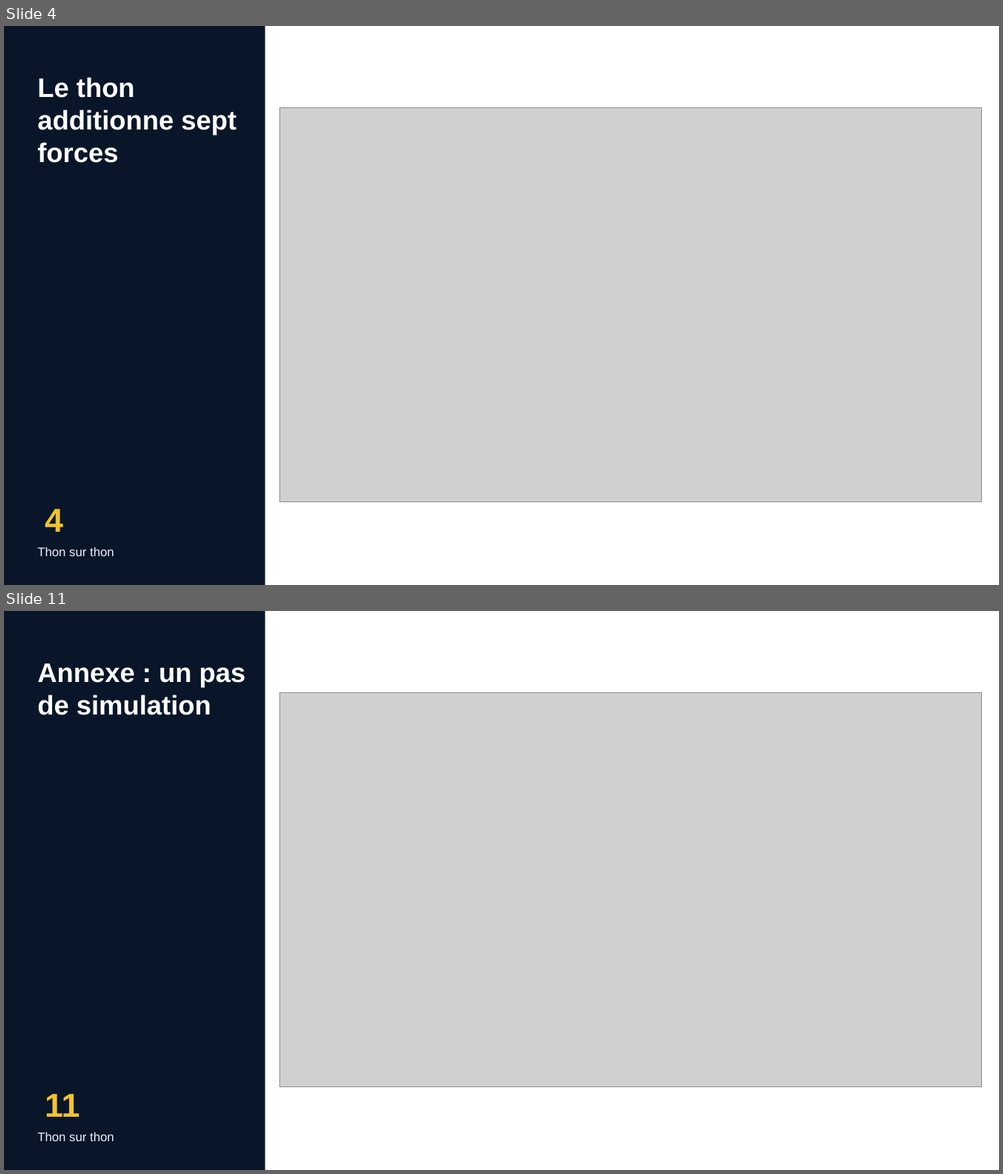
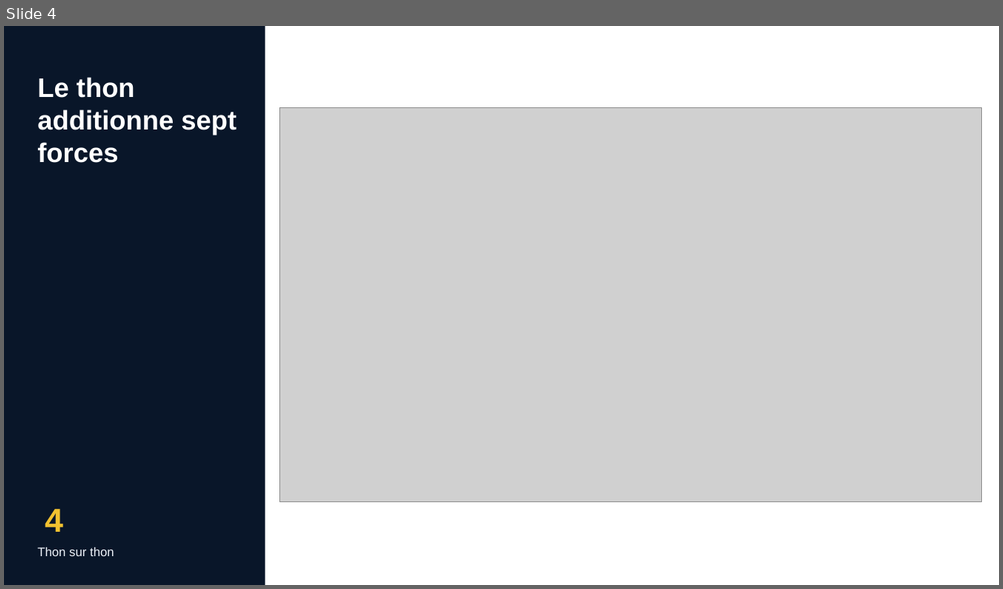
Before and after one commit to Lou-Simon/thon-sur-ton, a slide deck: soutenance/thon-sur-thon.pptx. Shown one above the other, each under a label of ours: slides 4 and 11 before the commit, slide 4 after it; the slides between them are not shown. The pictures are 1003x1174 and 1003x589 pixels, drawn with LibreOffice and Linux fonts; fonts in the diff are those of the drawing; grey boxes stand for pictures. Boxes give left, top, right and bottom in pixels: in the first picture for what was removed or moved away, otherwise in the second. Text is boxed around its words. In the diff, an @@ line names an element or a change of style, - is before the commit and + after.

```diff
--- a/soutenance/thon-sur-thon.pptx
+++ b/soutenance/thon-sur-thon.pptx
@@ slide 11 removed at box(4, 611, 999, 1170), background #FFFFFF; not listed: 2 template elements that a slide beside it also shows @@
@@ title removed at box(37, 664, 246, 715) @@
-Annexe : un pas de simulation
@@ picture removed at box(280, 693, 982, 1088) @@
@@ page number removed at box(45, 1094, 79, 1117) @@
-11
```
Also in this commit, not shown: 1 slide changed, 1 slide added, 3 other slides removed, 6 other files.
